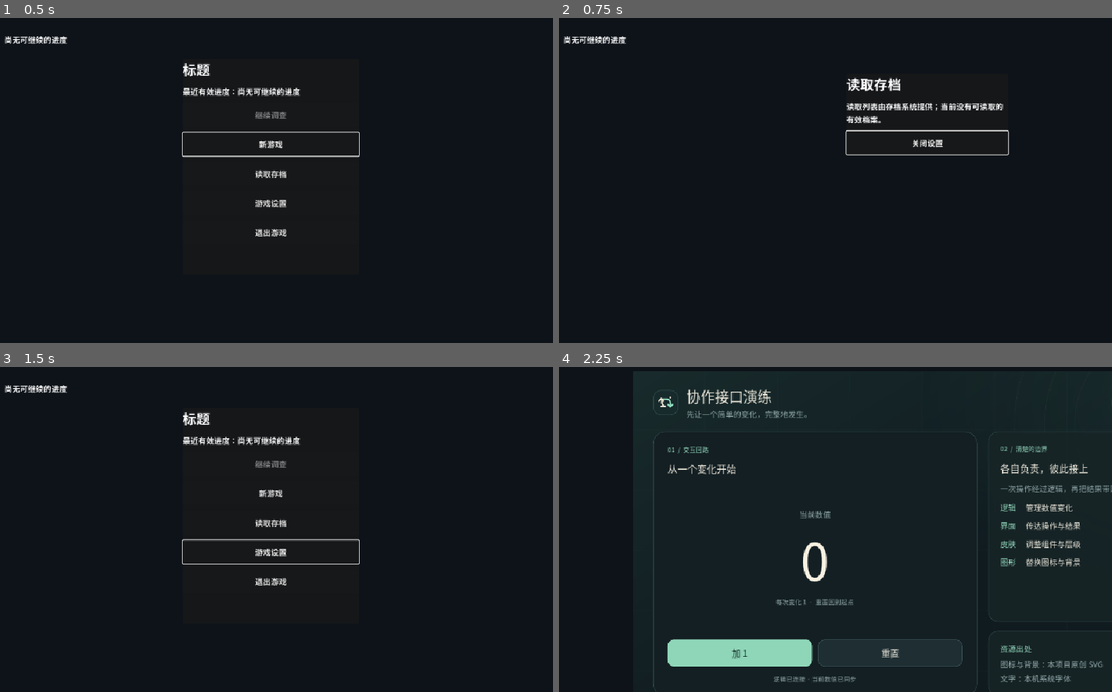
Above: before the commit, frames 1-4 (two rows, left to right).
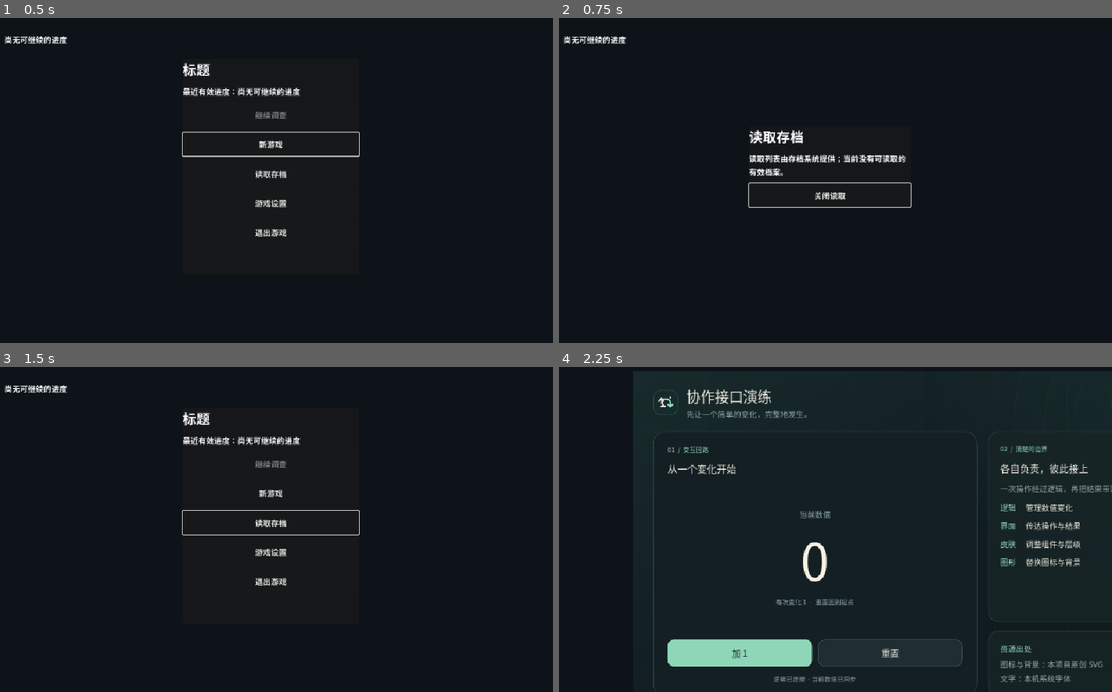
Above: after the commit, the same moments.

Repository: Rossgu25487/gamejam-2026-workspace
Game: Godot game, scene res://main/main.tscn
Two runs of this game, one before a commit and one after it. Both use one fixed random seed, a clock stepped at 60 frames per second and the inputs below.
Inputs:
- Up to frame 1 (0.5 s): no input
- Up to frame 2 (0.75 s): click "读取存档" at 0.5 s
- Up to frame 3 (1.5 s): click "关闭设置" (after the commit: "关闭读取") at 1.25 s
- Up to frame 4 (2.25 s): click "新游戏" at 2 s

Frame 1 is identical in both runs. In frame 2, 2.7% of the frame differs, in the area x 34-82%, y 18-59%; in frame 3, 0.5%; in frame 4, nothing differs.

Commit message:
居中导航面板并按调用来源恢复子页焦点

Diff:
--- a/game/main/main.gd
+++ b/game/main/main.gd
@@ -29,6 +29,10 @@
 var current_layer := "title"
 var has_progress := false
 var transition_locked := false
+var subpage_origin := "title"
+var subpage_focus: Button
+var confirm_origin := "title"
+var confirm_focus: Button
 
 func _ready() -> void:
 	model = ModelScript.new()
@@ -96,10 +100,16 @@
 	if current_layer == "title":
 		title_new.grab_focus()
 
+func _center_panel(panel: PanelContainer) -> void:
+	var center := CenterContainer.new()
+	navigation_layer.add_child(center)
+	center.set_anchors_and_offsets_preset(Control.PRESET_FULL_RECT)
+	center.mouse_filter = Control.MOUSE_FILTER_IGNORE
+	center.add_child(panel)
+
 func _build_pause() -> void:
 	pause_panel = _panel("暂停菜单", "当前调查与选择已保留")
-	pause_panel.position = Vector2(650, 90)
-	navigation_layer.add_child(pause_panel)
+	_center_panel(pause_panel)
 	var box := pause_panel.get_child(0) as VBoxContainer
 	pause_resume = _button(box, "继续调查", _on_resume)
 	pause_save = _button(box, "保存游戏", _on_save)
@@ -112,8 +122,7 @@
 
 func _build_confirm() -> void:
 	confirm_panel = _panel("离开确认", "当前调查尚未保存。请选择离开方式。")
-	confirm_panel.position = Vector2(610, 150)
-	navigation_layer.add_child(confirm_panel)
+	_center_panel(confirm_panel)
 	var box := confirm_panel.get_child(0) as VBoxContainer
 	confirm_cancel = _button(box, "取消", _on_confirm_cancel)
 	confirm_direct = _button(box, "直接返回", _on_confirm_direct)
@@ -122,8 +131,7 @@
 
 func _build_subpage() -> void:
 	subpage_panel = _panel("游戏设置", "设置页由设置系统接管；本入口已接通。")
-	subpage_panel.position = Vector2(610, 170)
-	navigation_layer.add_child(subpage_panel)
+	_center_panel(subpage_panel)
 	var box := subpage_panel.get_child(0) as VBoxContainer
 	var close := _button(box, "关闭设置", _on_close_subpage)
 	close.name = "CloseSettings"
@@ -190,10 +198,16 @@
 	_open_subpage("游戏设置", "设置页由设置系统接管；关闭后回到原入口。")
 
 func _open_subpage(title: String, detail: String) -> void:
+	subpage_origin = current_layer
+	if title == "读取存档":
+		subpage_focus = title_load if subpage_origin == "title" else pause_load
+	else:
+		subpage_focus = title_settings if subpage_origin == "title" else pause_settings
 	current_layer = "subpage"
 	var box := subpage_panel.get_child(0) as VBoxContainer
 	(box.get_child(0) as Label).text = title
 	(box.get_child(1) as Label).text = detail
+	(box.get_node("CloseSettings") as Button).text = "关闭读取" if title == "读取存档" else "关闭设置"
 	title_panel.hide()
 	pause_panel.hide()
 	subpage_panel.show()
@@ -201,14 +215,15 @@
 
 func _on_close_subpage() -> void:
 	subpage_panel.hide()
-	if has_progress:
-		current_layer = "pause"
+	current_layer = subpage_origin
+	if subpage_origin == "title":
+		title_page.show()
+		title_panel.show()
+		counter_view.hide()
+	else:
 		pause_panel.show()
-		pause_settings.grab_focus()
-	else:
-		current_layer = "title"
-		title_panel.show()
-		title_settings.grab_focus()
+	if is_instance_valid(subpage_focus) and not subpage_focus.disabled:
+		subpage_focus.grab_focus()
 
 func _on_return_title() -> void:
 	_open_confirm("返回标题", "保存当前调查后返回标题？", "保存并返回", false)
@@ -220,6 +235,8 @@
 	_open_confirm("退出游戏", "确认退出游戏？", "确认退出", true)
 
 func _open_confirm(title: String, detail: String, accept_text: String, exits: bool) -> void:
+	confirm_origin = current_layer
+	confirm_focus = title_exit if confirm_origin == "title" else (pause_exit if exits else pause_title)
 	current_layer = "confirm"
 	var box := confirm_panel.get_child(0) as VBoxContainer
 	(box.get_child(0) as Label).text = title
@@ -233,13 +250,13 @@
 
 func _on_confirm_cancel() -> void:
 	confirm_panel.hide()
-	if has_progress:
-		current_layer = "pause"
+	current_layer = confirm_origin
+	if confirm_origin == "title":
+		title_panel.show()
+	else:
 		pause_panel.show()
-		pause_title.grab_focus()
-	else:
-		_show_title()
-		title_exit.grab_focus()
+	if is_instance_valid(confirm_focus):
+		confirm_focus.grab_focus()
 
 func _on_confirm_direct() -> void:
 	_show_title()
--- a/game/tests/navigation_checks.gd
+++ b/game/tests/navigation_checks.gd
@@ -47,5 +47,33 @@
         printerr("NAV_FAILED: return to title visibility")
         quit(1)
         return
+    scene._on_load()
+    scene._on_close_subpage()
+    if scene.current_layer != "title" or scene.pause_panel.visible or scene.counter_view.visible or scene.get_viewport().gui_get_focus_owner() != scene.title_load:
+        printerr("NAV_FAILED: title load return after prior investigation")
+        quit(1)
+        return
+    scene._on_settings()
+    scene._on_close_subpage()
+    if scene.current_layer != "title" or scene.get_viewport().gui_get_focus_owner() != scene.title_settings:
+        printerr("NAV_FAILED: title settings return")
+        quit(1)
+        return
+    scene._on_title_exit()
+    scene._on_confirm_cancel()
+    if scene.current_layer != "title":
+        printerr("NAV_FAILED: title exit cancel")
+        quit(1)
+        return
+    scene._start_investigation()
+    await scene._open_pause()
+    await process_frame
+    await process_frame
+    var menu_center: Vector2 = scene.pause_panel.get_global_rect().get_center()
+    var window_center: Vector2 = scene.navigation_layer.get_global_rect().get_center()
+    if menu_center.distance_to(window_center) > 1.0:
+        printerr("NAV_FAILED: pause menu centering")
+        quit(1)
+        return
     print("NAV_PASS: title, new game, pause, settings return and leave confirmation")
     quit(0)
